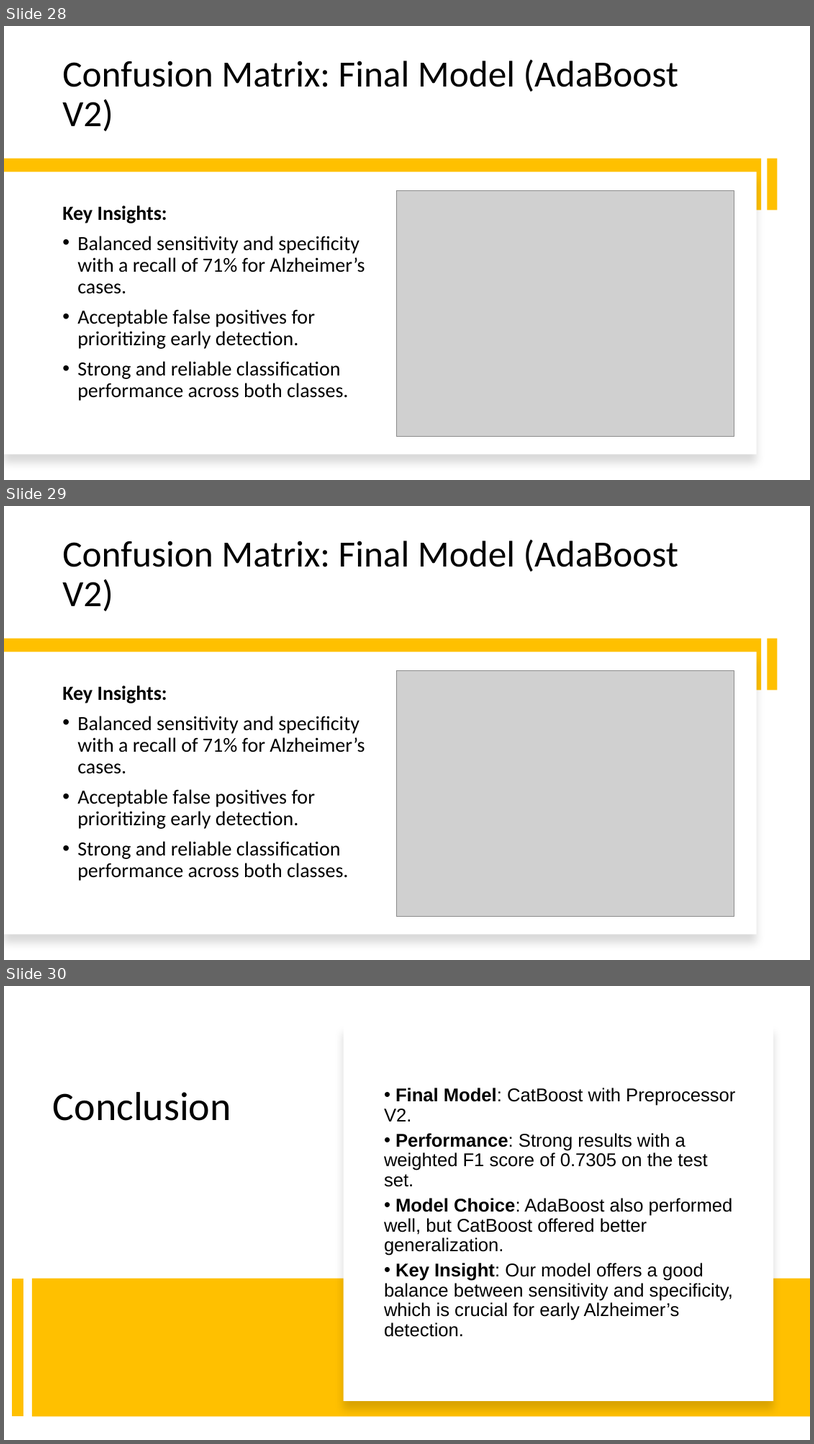
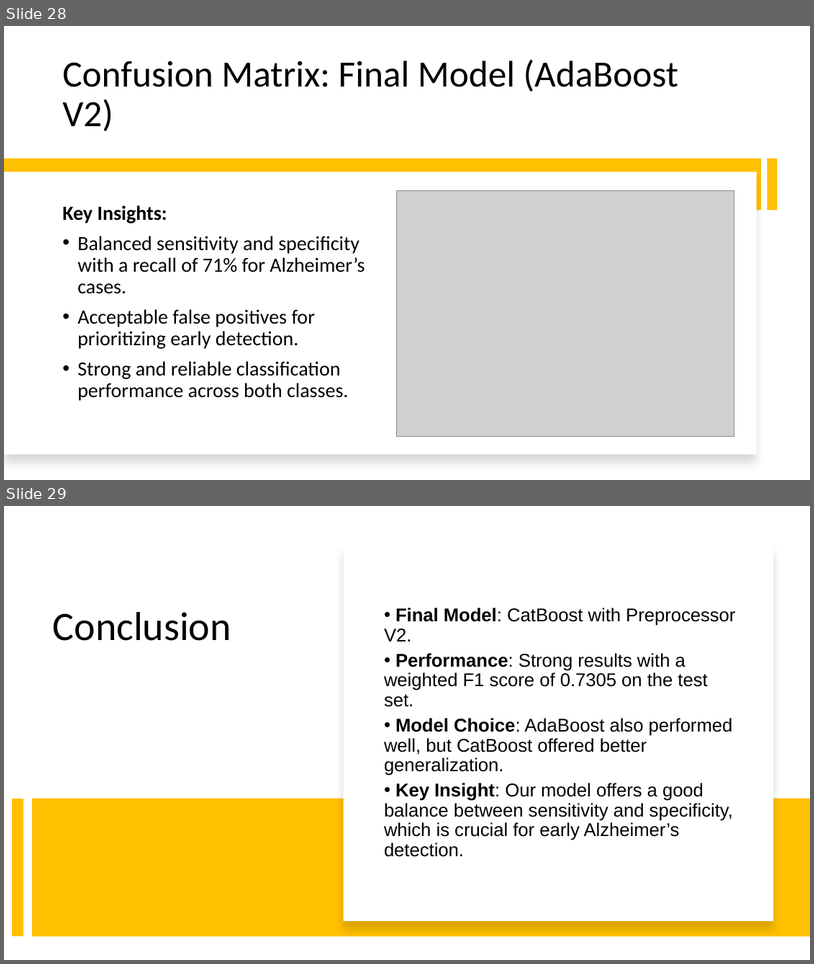
Before and after one commit to ileontios03/EPL448_Project, a slide deck: presentation.pptx. Shown one above the other, each under a label of ours: slides 28, 29 and 30 before the commit, slides 28 and 29 after it. The pictures are 814x1444 and 814x964 pixels, drawn with LibreOffice and Linux fonts; fonts in the diff are those of the drawing; grey boxes stand for pictures. Boxes give left, top, right and bottom in pixels: in the first picture for what was removed or moved away, otherwise in the second. Text is boxed around its words. In the diff, an @@ line names an element or a change of style, - is before the commit and + after.

```diff
--- a/presentation.pptx
+++ b/presentation.pptx
@@ slide 29 removed at [4,506,810,960], background #FFFFFF @@
@@ title removed at [62,539,679,611] @@
-Confusion Matrix: Final Model (AdaBoost V2)
@@ rectangle removed at [4,638,762,690] @@
@@ rectangle removed at [4,651,757,934] @@
@@ rectangle removed at [767,638,778,690] @@
@@ picture removed at [396,671,734,916] @@
@@ text removed at [62,685,365,880] @@
-Key Insights:
-• Balanced sensitivity and specificity with a recall of 71% for Alzheimer’s cases.
-• Acceptable false positives for prioritizing early detection.
-• Strong and reliable classification performance across both classes.
@@ what was slide 30 is now slide 29 @@
```
Also in this commit, not shown: 1 slide changed.
